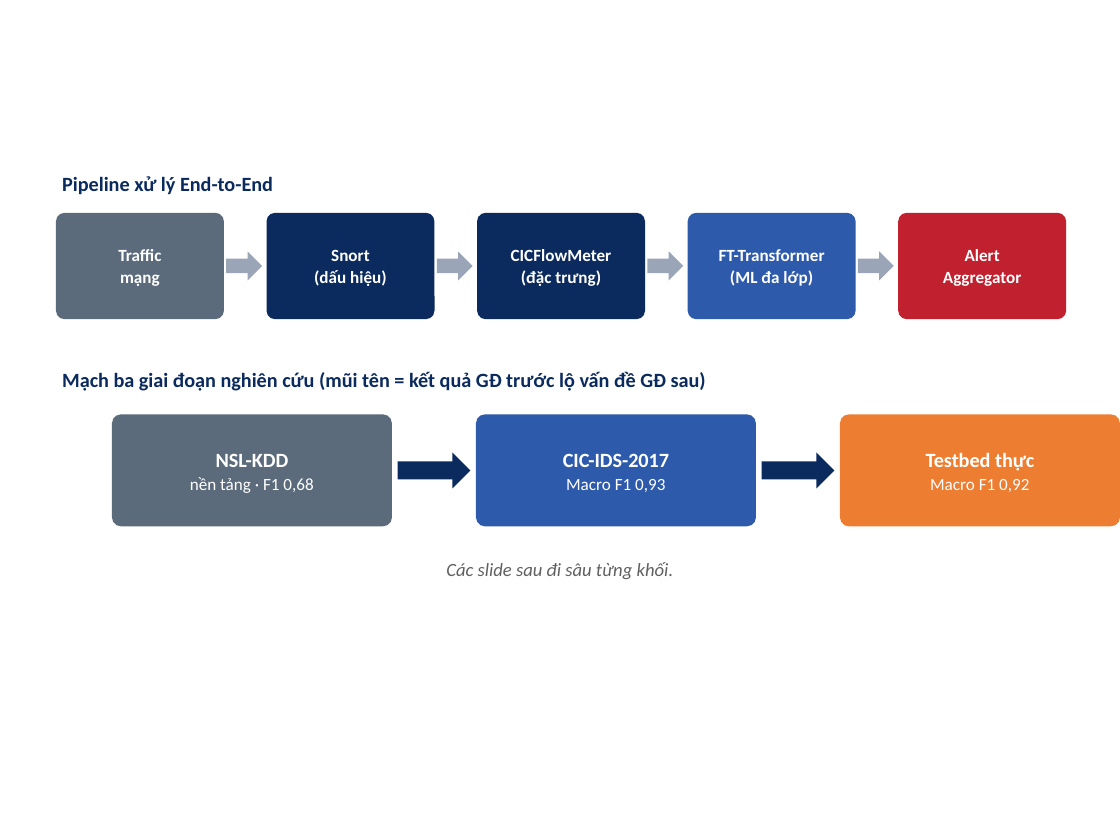
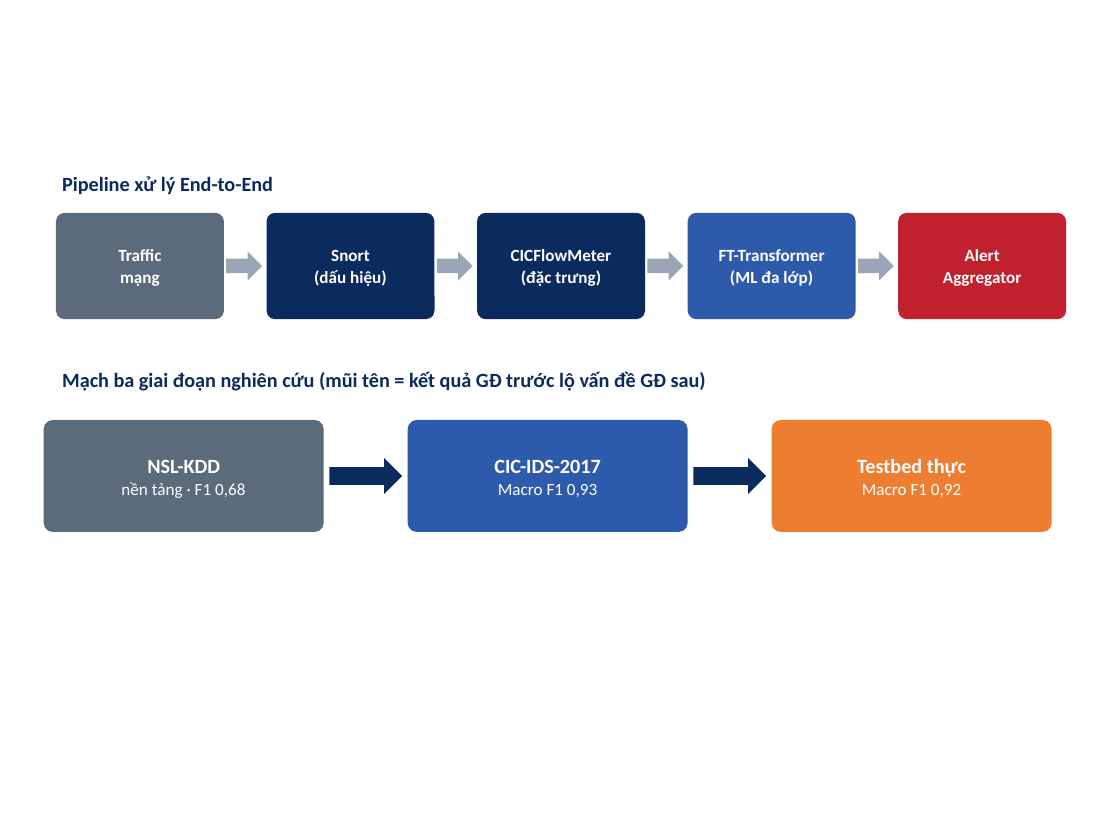
Before and after one commit to hypeaxis/graduation-thesis, a slide deck: slide 6 of BAO_VE_TOT_NGHIEP/Slide_Bao_Ve_HUST.pptx. Drawn at 1120x840 pixels with LibreOffice and Linux fonts; fonts in the diff are those of the drawing; background and template pictures are left out. Boxes give left, top, right and bottom in pixels: in the first picture for what was removed or moved away, otherwise in the second. Text is boxed around its words. In the diff, an @@ line names an element or a change of style, - is before the commit and + after.

```diff
--- a/BAO_VE_TOT_NGHIEP/Slide_Bao_Ve_HUST.pptx
+++ b/BAO_VE_TOT_NGHIEP/Slide_Bao_Ve_HUST.pptx
@@ 3 rounded rectangles, 2 right arrows moved together from (x1=112, y1=414, x2=1120, y2=526) to (x1=44, y1=420, x2=1052, y2=532) @@
@@ text removed at (x1=446, y1=562, x2=674, y2=579) @@
-Các slide sau đi sâu từng khối.
```
Also in this commit, not shown: 2 other slides changed.
